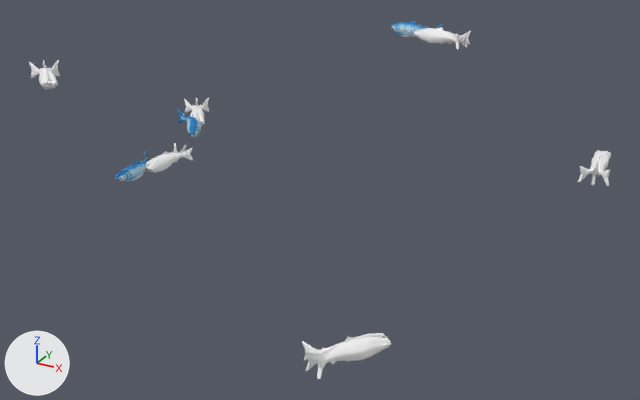
The glTF model assets/models/salmonModel.gltf as it was, and as the next commit left it.
One viewpoint serves both versions: a 50 mm lens placed at (10.92, -19.69, 12.21), pointed at (0.35, -0.48, 2.6). Every picture has the same lights, and +X, +Y and +Z are marked at lower left. Where no turn or scale is listed for an object, it has been applied to the vertices.

Script lines for the objects in view, before the commit:
```python
ob_polysurface2_001 = bpy.data.objects.new('polySurface2.001', me_mesh_15)
ob_polysurface2_001.parent = ob_poses__polysurface1_1
ob_polysurface2_001.location = (0.0, 0.0, 0.0)
ob_polysurface3_001 = bpy.data.objects.new('polySurface3.001', me_mesh_16)
ob_polysurface3_001.parent = ob_poses__polysurface1_1
ob_polysurface3_001.location = (0.0, 0.0, 0.0)
ob_polysurface5_001 = bpy.data.objects.new('polySurface5.001', me_mesh_18)
ob_polysurface5_001.parent = ob_poses__polysurface1_1
ob_polysurface5_001.location = (0.0, 0.0, 0.0)
ob_poses__polysurface1 = bpy.data.objects.new('Poses__polySurface1', None)
ob_poses__polysurface1.location = (0.964, 6.294, 5.756)
ob_poses__polysurface1.rotation_euler = (0.0, 0.0, -1.734)  # degrees (0, 0, -99)
ob_poses__polysurface1.scale = (0.2, 0.2, 0.2)
ob_poses__polysurface1_2 = bpy.data.objects.new('Poses__polySurface1_2', None)
ob_poses__polysurface1_2.location = (-5.062, 1.481, 3.66)
ob_poses__polysurface1_2.rotation_euler = (0.0, 0.0, 0.645)  # degrees (0, 0, 37)
ob_poses__polysurface1_2.scale = (0.2, 0.2, 0.2)
ob_poses__polysurface1_2_1 = bpy.data.objects.new('Poses: polySurface1_2', None)
ob_poses__polysurface1_2_1.location = (6.814, 3.044, 3.66)
ob_poses__polysurface1_2_1.rotation_euler = (-0.0297, 0.0282, -3.053)  # degrees (-1.7, 1.6, -175)
ob_poses__polysurface1_2_1.scale = (0.2, 0.2, 0.2)
ob_poses__polysurface1_3 = bpy.data.objects.new('Poses__polySurface1_3', None)
ob_poses__polysurface1_3.location = (-5.821, 0.767, 2.224)
ob_poses__polysurface1_3.rotation_euler = (0.0, 0.0, -0.0895)  # degrees (0, 0, -5.1)
ob_poses__polysurface1_3.scale = (0.2, 0.2, 0.2)
ob_poses__polysurface1_3_1 = bpy.data.objects.new('Poses: polySurface1_3', None)
ob_poses__polysurface1_3_1.location = (-6.544, -3.04, 5.756)
ob_poses__polysurface1_3_1.rotation_euler = (-0.0297, 0.0282, 0.851)  # degrees (-1.7, 1.6, 49)
ob_poses__polysurface1_3_1.scale = (0.2, 0.2, 0.2)
```
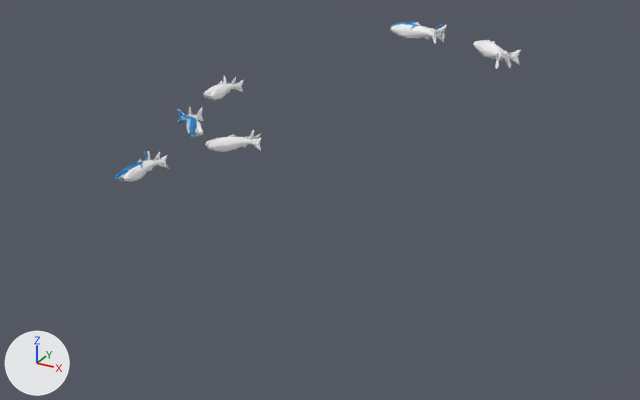
Not drawn themselves, but carrying or shaping drawn objects: ob_poses__polysurface1, ob_poses__polysurface1_2, ob_poses__polysurface1_3, ob_poses__polysurface1_3_1, ob_poses__polysurface1_2_1, ob_poses__polysurface1_1.

Location of each change, (x1, y1, x2, y2) in pixels of the pictures (640 x 400 px):
'polySurface5.001', moved, turned: before (347, 337, 392, 361); after (419, 24, 444, 42)
'polySurface4_3', moved, turned: before (149, 151, 171, 172); after (209, 134, 261, 152)
'polySurface3.001', moved, turned: before (317, 338, 350, 379); after (415, 25, 447, 39)
'polySurface4', moved, turned: before (414, 27, 442, 43); after (210, 77, 236, 100)
'polySurface2_3', moved, turned: before (146, 148, 193, 171); after (206, 135, 262, 151)
'polySurface2.001', moved, turned: before (302, 335, 388, 361); after (416, 23, 437, 44)
'polySurface4.003', moved, turned: before (43, 60, 58, 89); after (124, 159, 146, 182)
'polySurface2', moved, turned: before (417, 28, 459, 50); after (222, 80, 244, 93)
'polySurface4.001', moved, turned: before (353, 333, 385, 338); after (390, 22, 418, 38)
'polySurface4_2', moved, turned: before (195, 97, 205, 126); after (473, 40, 494, 58)
'polySurface2.003', moved, turned: before (47, 60, 60, 76); after (121, 155, 168, 181)
'Default: polySurface1', moved, turned: before (305, 342, 345, 371); after (147, 152, 160, 161)
'polySurface2_2', moved, turned: before (196, 98, 209, 122); after (489, 42, 501, 69)
'polySurface2.002', moved, turned: before (578, 156, 606, 182); after (193, 107, 203, 136)
'polySurface5.002', moved, turned: before (591, 151, 611, 186); after (186, 107, 193, 134)
'polySurface3_2', moved, turned: before (184, 99, 199, 113); after (480, 40, 520, 65)
'polySurface3.003', moved, turned: before (29, 62, 52, 89); after (145, 151, 150, 174)
'polySurface3.002', moved, turned (not visible afterwards): before (597, 154, 610, 186)
'polySurface5_2', moved, turned: before (190, 104, 197, 118); after (487, 40, 511, 68)
'polySurface5', moved, turned: before (425, 28, 468, 48); after (203, 82, 221, 99)
'polySurface5.003', moved, turned (not visible afterwards): before (39, 65, 48, 90)
'polySurface4.002', moved, turned: before (591, 150, 601, 164); after (193, 117, 203, 136)
'polySurface3', moved, turned: before (438, 28, 471, 45); after (207, 76, 227, 100)
'polySurface5_3', moved, turned: before (146, 145, 186, 165); after (205, 135, 231, 146)
'polySurface3_3', moved, turned: before (170, 143, 177, 166); after (235, 130, 254, 149)

The edits, one by one:
Object 'Poses__polySurface1' (ob_poses__polysurface1) moves from (0.964, 6.294, 5.756) to (-5.752, 3.821, 3.715).
Object 'Poses__polySurface1' (ob_poses__polysurface1) turns from (0, 0, -99) to (-2.9, 3.5, 4.9) degrees about x, y and z.
Object 'Poses__polySurface1_2' (ob_poses__polysurface1_2) moves from (-5.062, 1.481, 3.66) to (3.079, 5.078, 5.811).
Object 'Poses__polySurface1_2' (ob_poses__polysurface1_2) turns from (0, 0, 37) to (-2.9, 3.5, -131) degrees about x, y and z.
Object 'Poses__polySurface1_3' (ob_poses__polysurface1_3) moves from (-5.821, 0.767, 2.224) to (-4.764, 2.966, 2.279).
Object 'Poses__polySurface1_3' (ob_poses__polysurface1_3) turns from (0, 0, -5.1) to (-2.9, 3.5, -37) degrees about x, y and z.
Object 'Poses: polySurface1' (ob_poses__polysurface1_1) turns from (-1.7, 1.6, 143) to (0, 0, 0) degrees about x, y and z.
Object 'Poses: polySurface1' (ob_poses__polysurface1_1) moves from (4.04, -6.034, 2.224) to (-6.047, -0.178, 2.224).
In object 'polySurface2.001' (ob_polysurface2_001), parent goes from ob_poses__polysurface1_1 to ob_poses__polysurface1_3_1.
In object 'polySurface3.001' (ob_polysurface3_001), parent goes from ob_poses__polysurface1_1 to ob_poses__polysurface1_3_1.
In object 'polySurface5.001' (ob_polysurface5_001), parent goes from ob_poses__polysurface1_1 to ob_poses__polysurface1_3_1.
Object 'Poses: polySurface1_2' (ob_poses__polysurface1_2_1) moves from (6.814, 3.044, 3.66) to (-4.596, 0.628, 3.66).
Object 'Poses: polySurface1_2' (ob_poses__polysurface1_2_1) turns from (-1.7, 1.6, -175) to (0, 0, 42) degrees about x, y and z.
Object 'Poses: polySurface1_3' (ob_poses__polysurface1_3_1) moves from (-6.544, -3.04, 5.756) to (0.0377, 6.589, 5.756).
Object 'Poses: polySurface1_3' (ob_poses__polysurface1_3_1) turns from (-1.7, 1.6, 49) to (0, 0, -94) degrees about x, y and z.
In object 'polySurface2.003' (ob_polysurface2_003), parent goes from ob_poses__polysurface1_3_1 to ob_poses__polysurface1_1.
In object 'polySurface3.003' (ob_polysurface3_003), parent goes from ob_poses__polysurface1_3_1 to ob_poses__polysurface1_1.
In object 'polySurface5.003' (ob_polysurface5_003), parent goes from ob_poses__polysurface1_3_1 to ob_poses__polysurface1_1.
